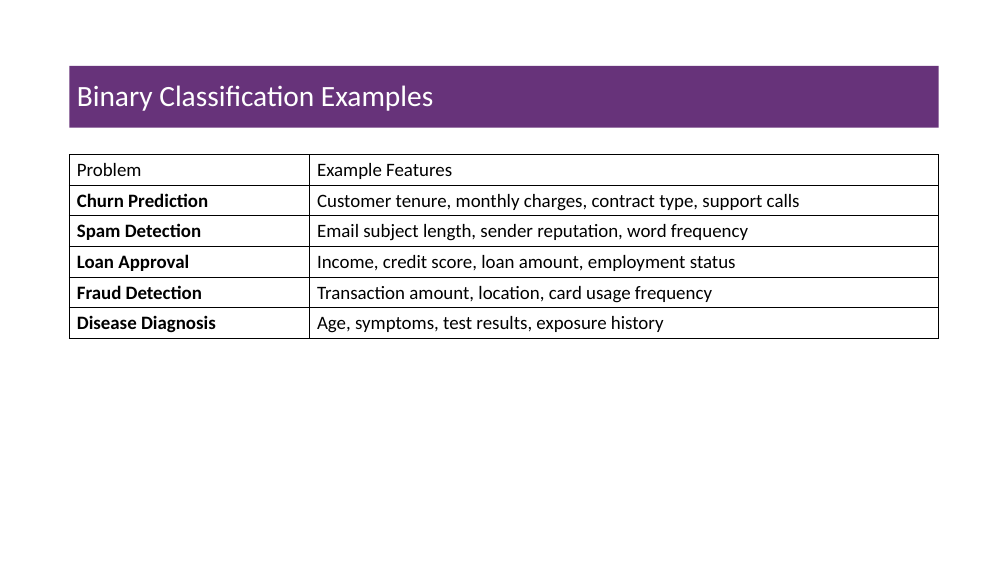
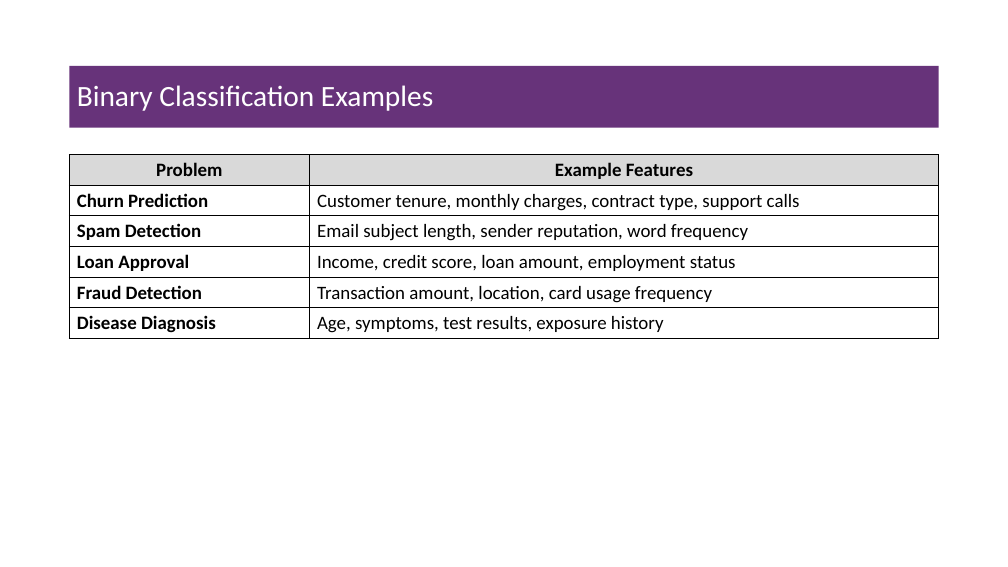
Before and after one commit to msfasha/A0597203-AI_Business_Applications, a slide deck: slide 12 of Part 2 - Introduction to Machine Learning/Introduction to Machine Learning.pptx. Drawn at 1008x567 pixels with LibreOffice and Linux fonts; fonts in the diff are those of the drawing. Boxes give left, top, right and bottom in pixels: in the first picture for what was removed or moved away, otherwise in the second. Text is boxed around its words. In the diff, an @@ line names an element or a change of style, - is before the commit and + after.

```diff
--- a/Part 2 - Introduction to Machine Learning/Introduction to Machine Learning.pptx
+++ b/Part 2 - Introduction to Machine Learning/Introduction to Machine Learning.pptx
@@ table at [70,155,939,337] @@
@@ fill none to #D9D9D9 in row 1 @@
@@ bold on in "Problem", "Example Features" @@
@@ alignment left to centre @@
```
Also in this commit, not shown: 2 other slides changed, 3 slides added, 1 slide removed, 9 other files.
